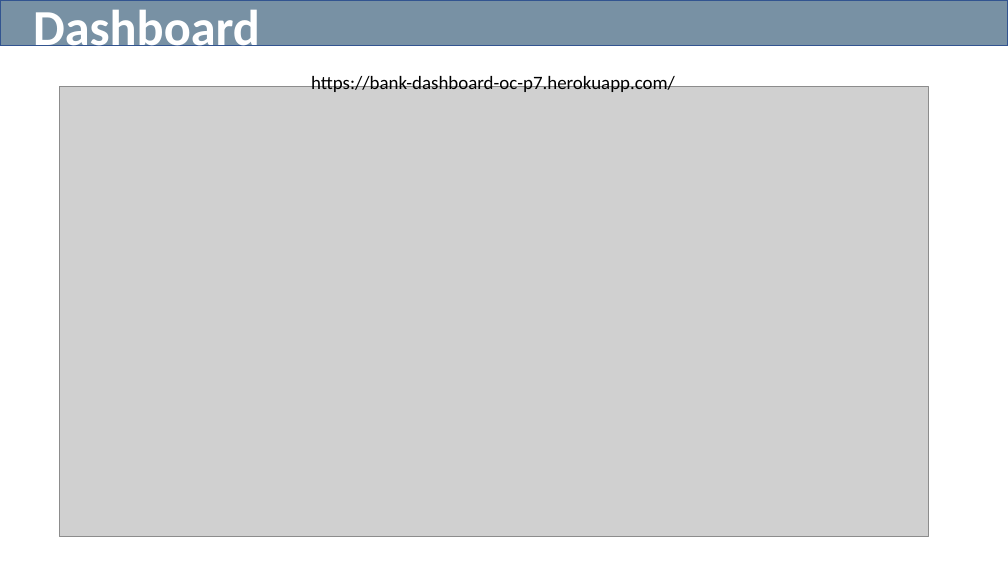
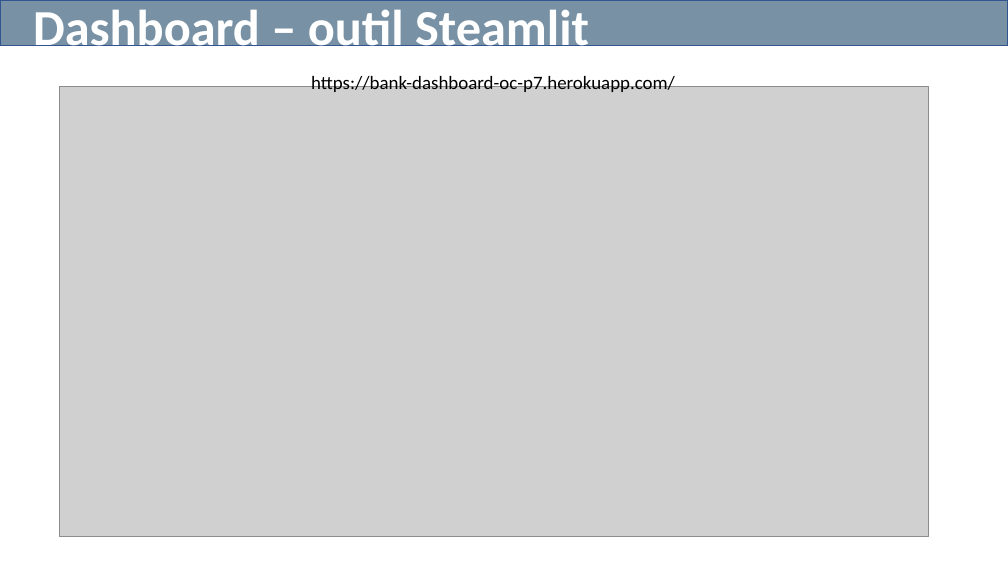
Before and after one commit to jlu0915/P7, a slide deck: slide 17 of Lu_Jing_4_presentation_032023.pptx. Drawn at 1008x567 pixels with LibreOffice and Linux fonts; fonts in the diff are those of the drawing; grey boxes stand for pictures. Boxes give left, top, right and bottom in pixels: in the first picture for what was removed or moved away, otherwise in the second. Text is boxed around its words. In the diff, an @@ line names an element or a change of style, - is before the commit and + after.

```diff
--- a/Lu_Jing_4_presentation_032023.pptx
+++ b/Lu_Jing_4_presentation_032023.pptx
@@ text in rectangle at bbox=[33, 9, 589, 56]: text changed @@
-Dashboard
+Dashboard – outil Steamlit
```
Also in this commit, not shown: 9 other slides changed.
